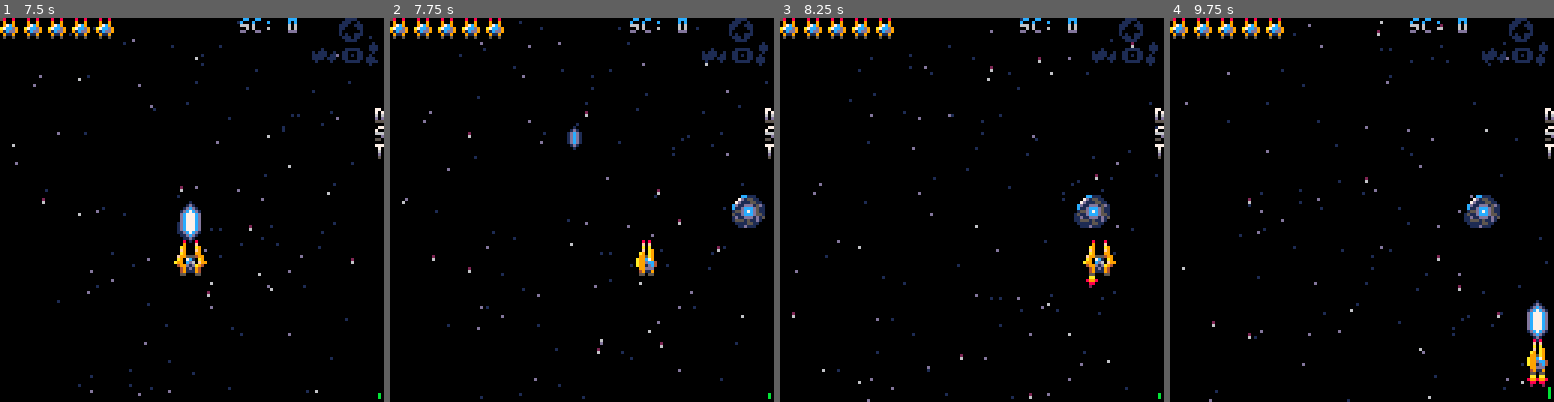
Above: before the commit, frames 1-4 (left to right).
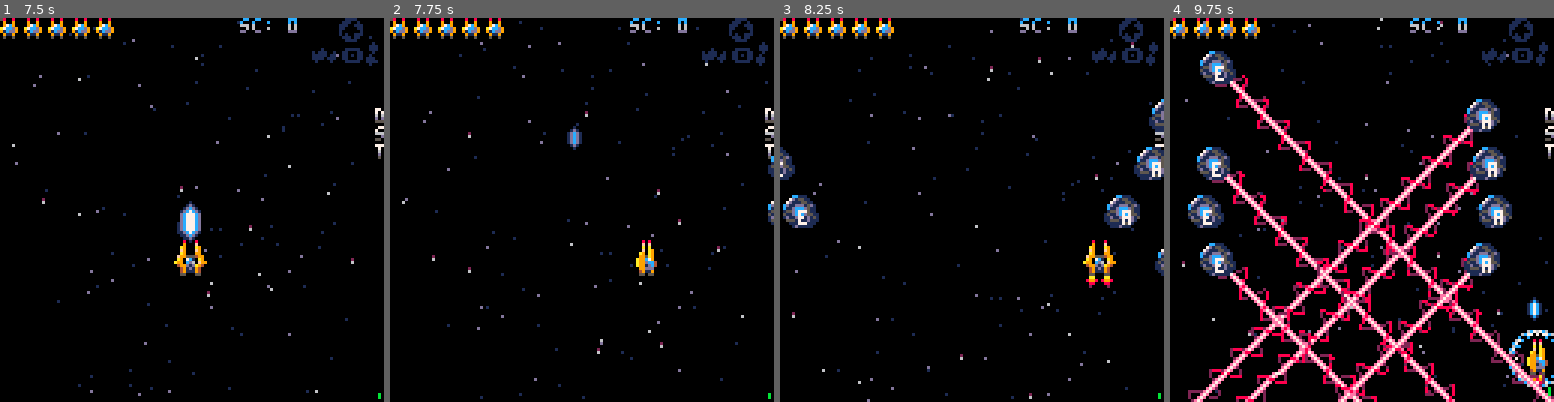
Above: after the commit, the same moments.

Repository: Athas1980/shootinator
Game: PICO-8 cartridge shootinator.p8
Same seed, same stepped clock (60 frames per second), same inputs: the game is played once before the commit and once after it.
Inputs:
- Up to frame 1 (7.5 s): tap X (X key) at 0.33, 1.07, 1.85, 2.97, 4.08, 5.2, 6.32, 7.43 s; tap O (Z key) at 0.7, 1.7, 2.1, 2.5, 2.9, 3.3, 3.7, 4.1, 4.5, 4.9, 5.3, 5.7, 6.1, 6.5, 6.9, 7.3 s; hold Right 1.6-2.1 s; hold Up 2.15-2.42 s; hold Right 2.47-3.03 s; hold Left 3.08-3.58 s; hold Down 3.63-3.97 s; hold Right 4.02-4.68 s; hold Up 4.73-5.03 s; hold Left 5.08-5.68 s; hold Down 5.73-6.03 s; hold Right 6.08-6.58 s; hold Right 6.63-7.13 s; hold Up 7.18-7.45 s
- Up to frame 2 (7.75 s): hold Right from 7.5 s (still down); tap O (Z key) at 7.7 s
- Up to frame 3 (8.25 s): release Right at 8.07 s; tap O (Z key) at 8.1 s; hold Left from 8.12 s (still down)
- Up to frame 4 (9.75 s): tap O (Z key) every 0.4 s from 8.5 to 9.7 s; tap X (X key) at 8.55, 9.67 s; release Left at 8.62 s; hold Down 8.67-9 s; hold Right 9.05-9.72 s

Frame 1 is identical in both runs. In frame 2, 0.8% of the frame differs, in the area x 89-100%, y 35-55%; in frame 3, 3.1%; in frame 4, 20%, in the area x 3-100%, y 0-100%.

Commit message:
Static lazers

Diff:
--- a/enemies.lua
+++ b/enemies.lua
@@ -304,7 +304,6 @@
 		ang%=1
 
 		countdown=(countdown-1)%max_countdown
-		printh(countdown)
 		prefiring= countdown<60
 		if countdown==60 then
 			sfx(54)
@@ -326,7 +325,7 @@
 		end
 
 		local ca,sa= cos(ang), sin(ang)
-		local xoff,yoff= ca*128, sa*128
+		local xoff,yoff= ca*200, sa*200
 		if (prefiring) then
 			--rectfill(0,0,128,128,1)
 
@@ -347,7 +346,7 @@
 			local c=9
 			line(x,y,x,y,0)
 
-			for i=0, 128 do
+			for i=0, 200 do
 				local v=(i/10 - t()*7)%1
 				local partx,party= i, cos(v)*4
 				partx,party= ca*partx-sa*party+x, sa*partx +ca*party+y
@@ -396,17 +395,28 @@
 	_,_,ang,countdown,life=
 		unpack(props)
 		max_countdown=countdown
-		printh("x:"..x.." y:"..y.." ang:"..ang.." tx:"..tx.." ty:"..ty)
 	f,rot_spd=0,0
 	function move()
 		f+=1
+		printh("life:"..life.." f:"..f.."life-120:".."life")
 		if f>life then
 			remove(_ENV)
 		end
 		if f<120 then
-			x=lerp(x,tx,f/120)
-			y=lerp(y,ty,f/120)
-		end
+			x=lerp(x,tx,easeinoutquart(f/120))
+			y=lerp(y,ty,easeinoutquart(f/120))
+		end
+		if f+120>life then
+			printh(((120+f-life)/120))
+			x=lerp(tx,_x,easeinoutquart((120+f-life)/120))
+			y=lerp(ty,_y,easeinoutquart((120+f-life))/120)
+		end
+	end
+
+	olddraw = draw
+	function draw()
+		olddraw(_ENV)
+		print(tostr(ang*16,true)[6], x,y,7)
 	end
 	return _ENV
 end
@@ -450,7 +460,6 @@
 		if fra%5==0 then
 			sn=sn%2+1
 			s=sprs[sn]
-			printh("fra:"..fra.." s:"..s)
 		end
 
 		-- sp=fra
--- a/levels.lua
+++ b/levels.lua
@@ -160,7 +160,6 @@
 	end
 end
 
-printh("total_dist::"..dist)
 total_dist=dist
 
 
--- a/levelstorage.p8
+++ b/levelstorage.p8
@@ -195,7 +195,14 @@
 ]],
 [[
 -- lazer
-01,2,f8,d8,a0,20,ff
+01,2,f8,d8,a0,20,33
+00,2,08,28,e0,20,33
+01,2,f6,d6,a0,20,33
+00,2,06,26,e0,20,33
+01,2,f4,d4,a0,20,33
+00,2,02,22,e0,20,33
+01,2,fa,da,a0,20,33
+00,2,0a,2a,e0,20,33
 ff,a,80,88
 -- spin & tail
 60,b,3,c0
--- a/shootinator.p8
+++ b/shootinator.p8
@@ -1446,93 +1446,93 @@
 fd010104481404481404840a04880a04c80204c60204c40105094801050948010509480105094801050948010509480f04220004430004620004830a04f20004d30004c40004a60004860a06990a07990a08990a09991404180004380004580004781404f40004d40004c40004a40004841404180004380004580004780a0988
 1404f40004d40004c40004a40004841405016001050160010501600105016001050160010501600105016001050160010501600105016001050160010501600105016001050160200502480105024801050248010502480105024801050248010502480105024801050248010502480105024820050364010503ff010503ff00
 047600049601050364010503640004760004960105036401050464010504640105046401050464010504640604440004540004b40004d40304460004560004b60004d620050232010502320105023200047a00048a01050148000502320004760004860105014800050232010501480005023201050148000502320105014800
-05023201050148000502320105014800050232010501480005023201050148000502320105014800050232010501480005023206050148000502320105014800050232010501480005023201050148000502320f040e02042c02044a0204690204870204a50204c30204e12f0124080001d4080001e408060126080001d60843
-000102f8d8a020ffff0a8088600b03c0020503c0020503c0020503c0020503c0150b04c0020504c0020504c0020504c0020504c0600b03a0000422000443000462000483000000000000000000000000000000000000000000000000000000000000000000000000000000000000000000000000000000000000000000000000
-…(88 lines of a section not shown)…
+05023201050148000502320105014800050232010501480005023201050148000502320105014800050232010501480005023206050148000502320105014800050232010501480005023201050148000502320f040e02042c02044a0204690204870204a50204c30204e12f0124080001d4080001e408060126080001d60874
+000102f8d8a0203300020828e020330102f6d6a0203300020626e020330102f4d4a0203300020222e020330102fadaa0203300020a2ae02033ff0a8088600b03c0020503c0020503c0020503c0020503c0150b04c0020504c0020504c0020504c0020504c0600b03a00004220004430004620004830000000000000000000000
+…(88 lines of a section not shown)…
